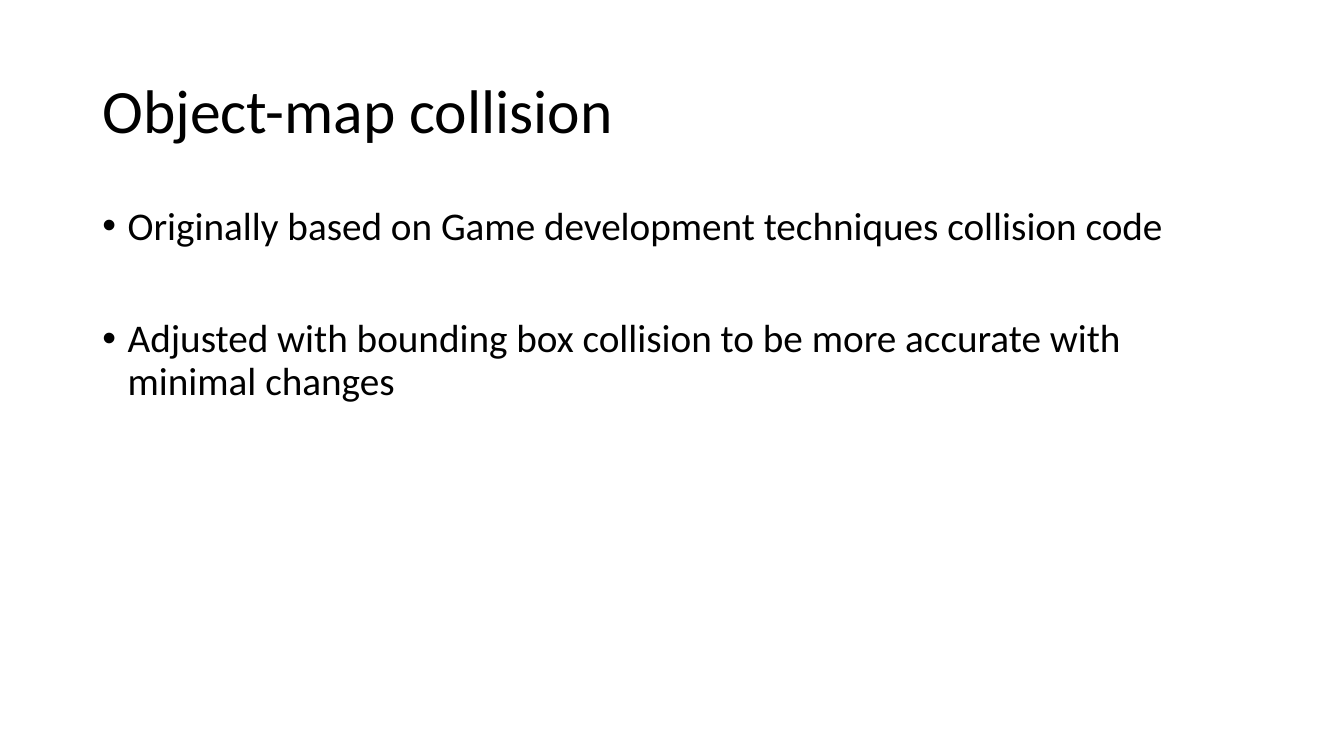
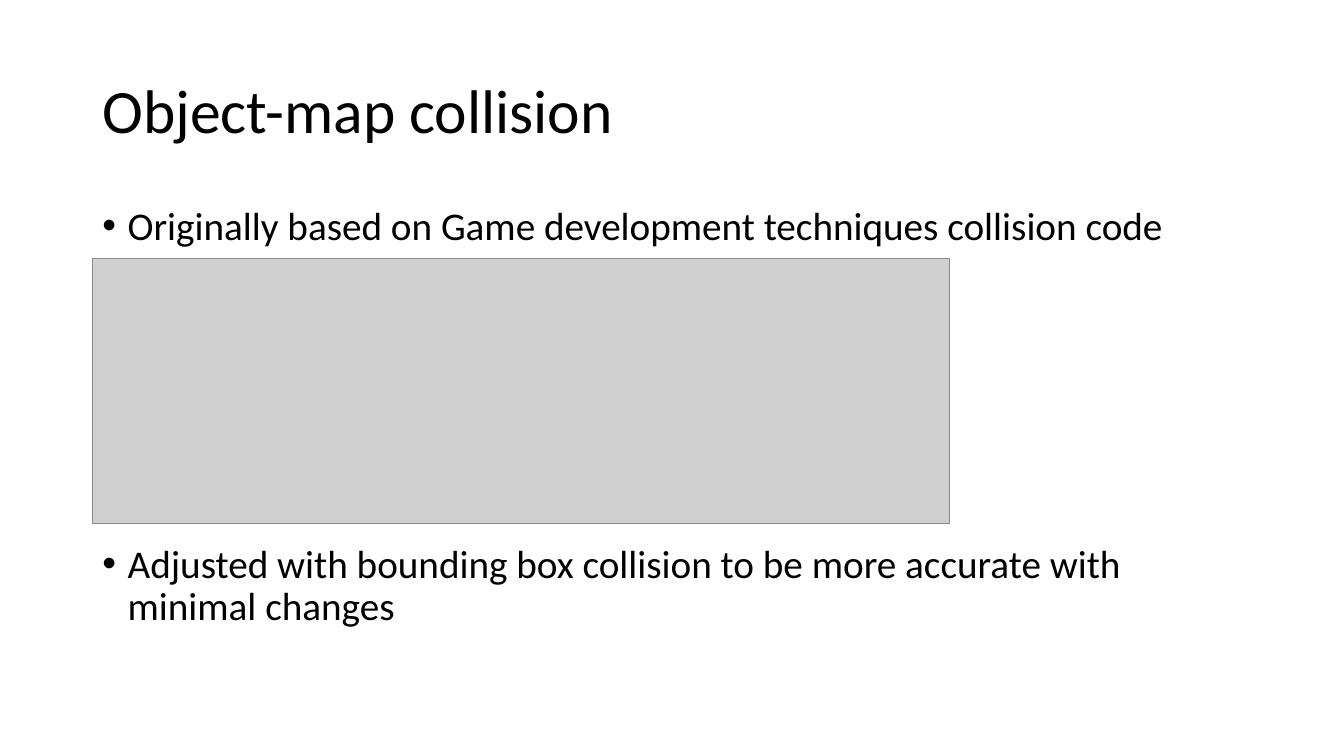
Before and after one commit to SP3Team17/SP3, a slide deck: slide 6 of kennard powerpoint.pptx. Drawn at 1344x756 pixels with LibreOffice and Linux fonts; fonts in the diff are those of the drawing; grey boxes stand for pictures. Boxes give left, top, right and bottom in pixels: in the first picture for what was removed or moved away, otherwise in the second. Text is boxed around its words. In the diff, an @@ line names an element or a change of style, - is before the commit and + after.

```diff
--- a/kennard powerpoint.pptx
+++ b/kennard powerpoint.pptx
@@ text "Originally based on Game development ..." rewrapped from (128, 212, 1163, 402) to (128, 212, 1163, 627) @@
@@ picture added at (93, 258, 950, 523) @@
```
Also in this commit, not shown: 1 other slide changed.
